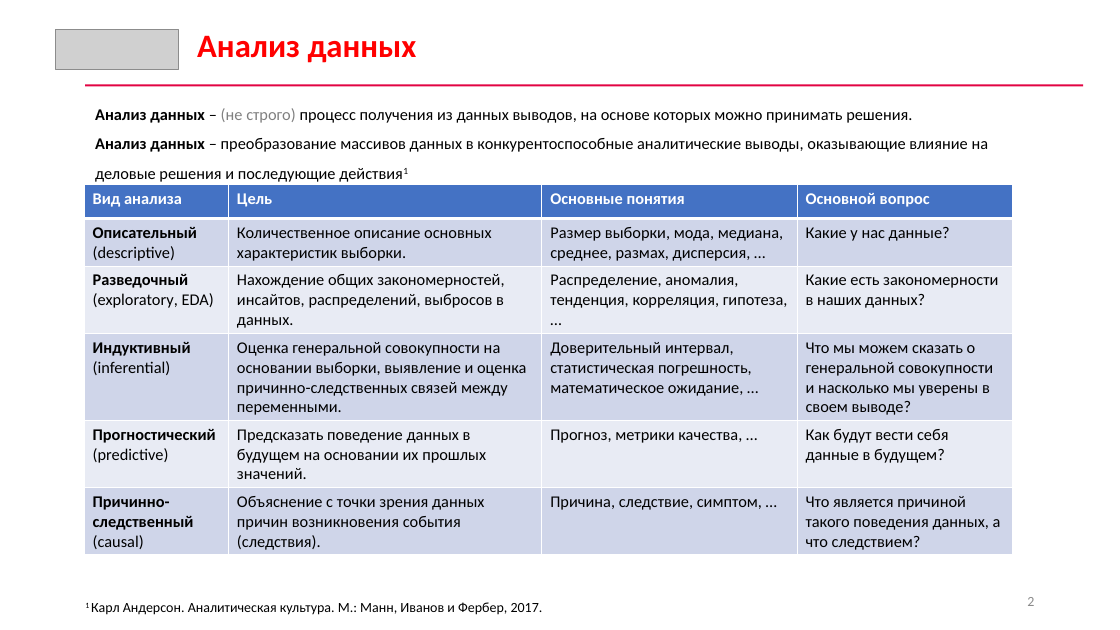
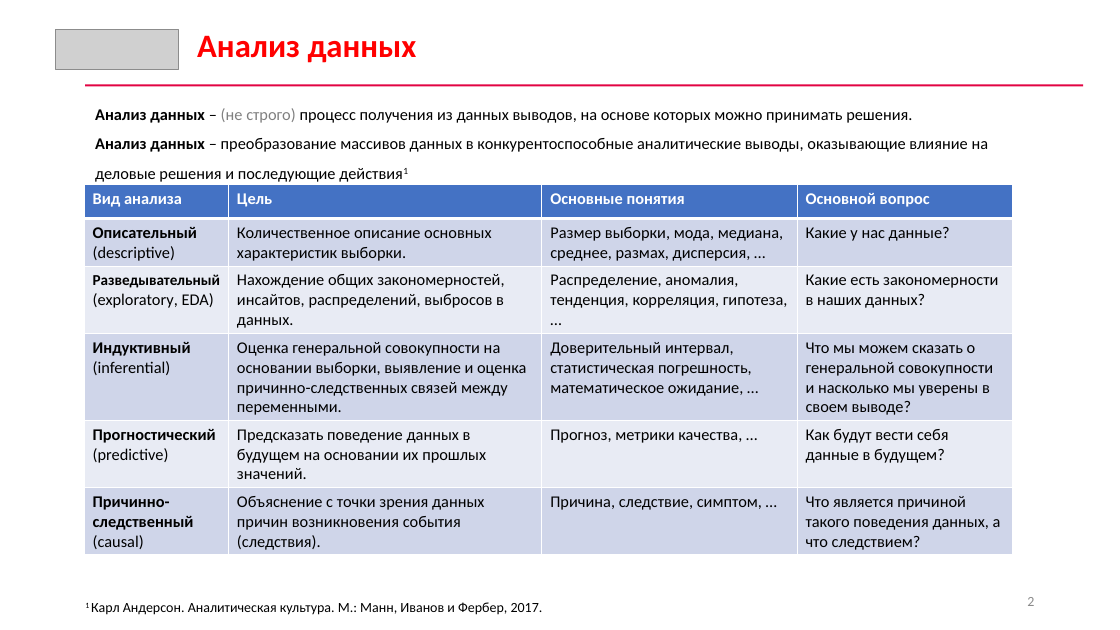
Before and after one commit to Spongillas/data-analyze-for-cybersecurity, a slide deck: slide 2 of Практика/2.1/02_Анализ данных.pptx. Drawn at 1120x630 pixels with LibreOffice and Linux fonts; fonts in the diff are those of the drawing; grey boxes stand for pictures. Boxes give left, top, right and bottom in pixels: in the first picture for what was removed or moved away, otherwise in the second. Text is boxed around its words. In the diff, an @@ line names an element or a change of style, - is before the commit and + after.

```diff
--- a/Практика/2.1/02_Анализ данных.pptx
+++ b/Практика/2.1/02_Анализ данных.pptx
@@ table at [84,185,1013,555] @@
-row 3, column 1: Разведочный (exploratory, EDA)
+row 3, column 1: Разведывательный (exploratory, EDA)
```
Also in this commit, not shown: 1 other slide changed, 1 other file.
